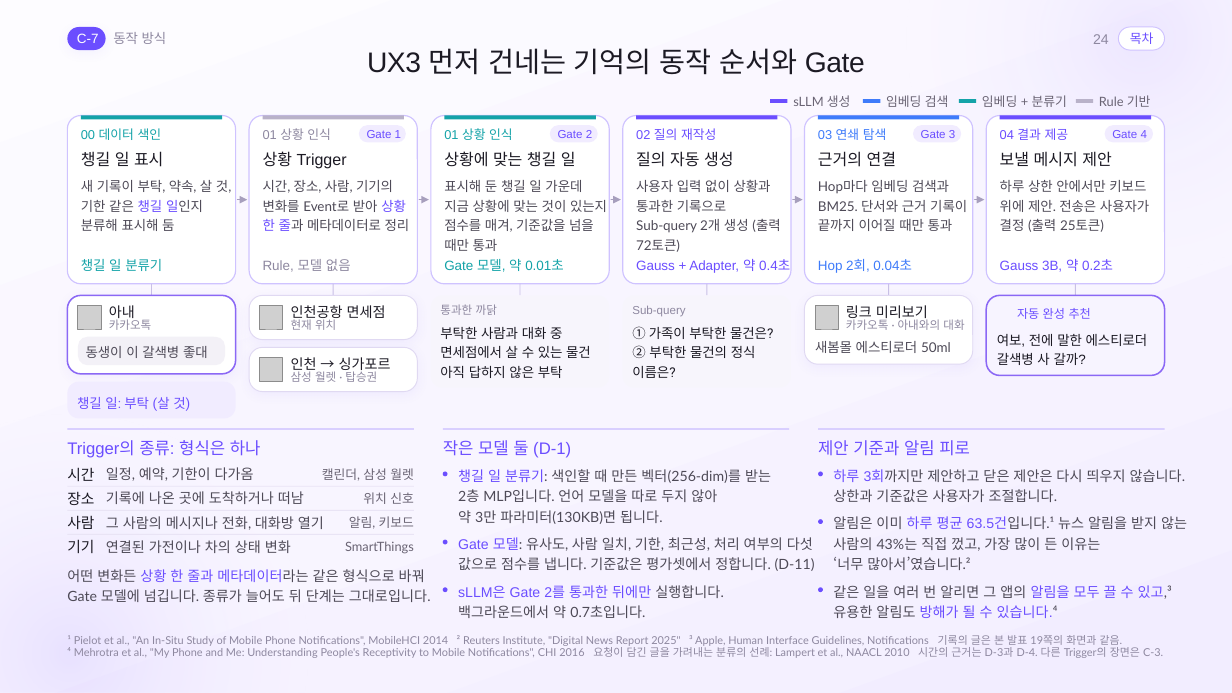
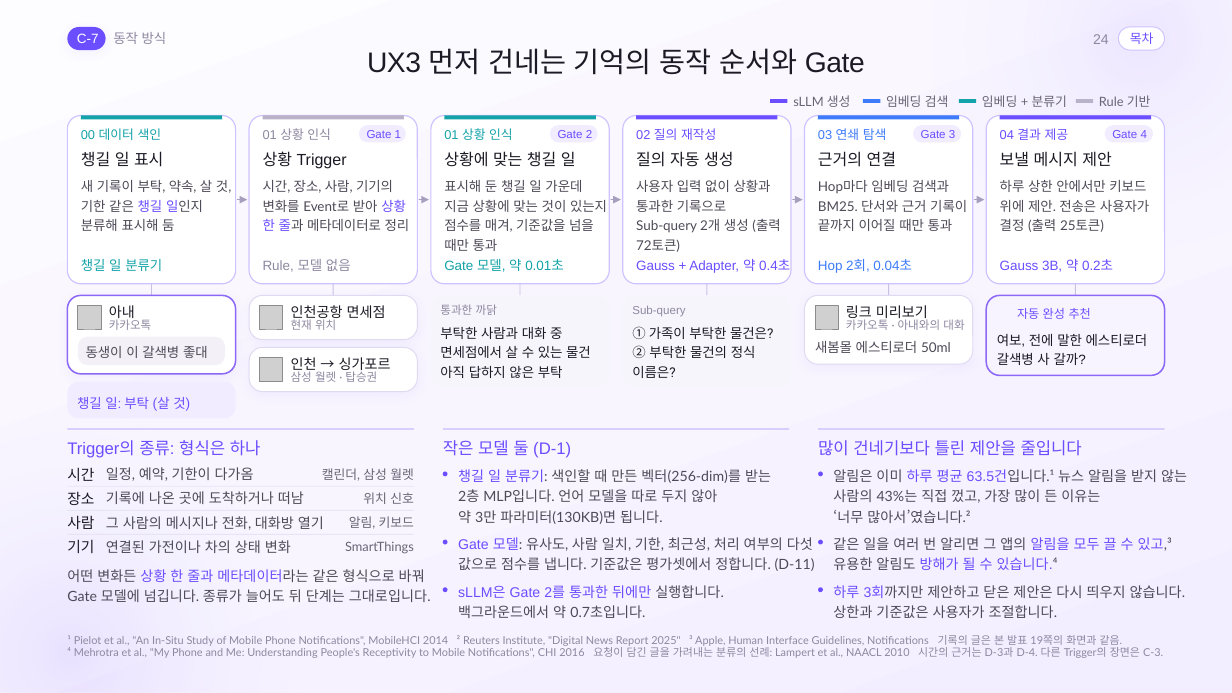
Before and after one commit to gnueaj/t3, a slide deck: slide 24 of weave/결선준비/통합본_Claude/Weave_Appendix_Claude.pptx. Drawn at 1232x693 pixels with LibreOffice and Linux fonts; fonts in the diff are those of the drawing; grey boxes stand for pictures; background and template pictures are left out. Boxes give left, top, right and bottom in pixels: in the first picture for what was removed or moved away, otherwise in the second. Text is boxed around its words. In the diff, an @@ line names an element or a change of style, - is before the commit and + after.

```diff
--- a/weave/결선준비/통합본_Claude/Weave_Appendix_Claude.pptx
+++ b/weave/결선준비/통합본_Claude/Weave_Appendix_Claude.pptx
@@ text at bbox=[818, 440, 1082, 456]: text changed @@
-제안 기준과 알림 피로
+많이 건네기보다 틀린 제안을 줄입니다
@@ text "알림은 이미 하루 평균 63.5건입니다.¹ ...": place and size @@
-text "알림은 이미 하루 평균 63.5건입니다.¹ ..." at bbox=[833, 516, 1157, 570]
+text "알림은 이미 하루 평균 63.5건입니다.¹ ..." at bbox=[833, 469, 1157, 523]
@@ text "같은 일을 여러 번 알리면 ...": place and size @@
-text "같은 일을 여러 번 알리면 ..." at bbox=[833, 585, 1172, 618]
+text "같은 일을 여러 번 알리면 ..." at bbox=[833, 537, 1172, 570]
@@ ellipse: place and size @@
-ellipse at bbox=[818, 519, 823, 524]
+ellipse at bbox=[818, 540, 823, 544]
@@ text "하루 3회까지만 제안하고 닫은 제안은 ...": place and size @@
-text "하루 3회까지만 제안하고 닫은 제안은 ..." at bbox=[833, 469, 1186, 502]
+text "하루 3회까지만 제안하고 닫은 제안은 ..." at bbox=[833, 585, 1186, 618]
```
Also in this commit, not shown: 6 other files.
